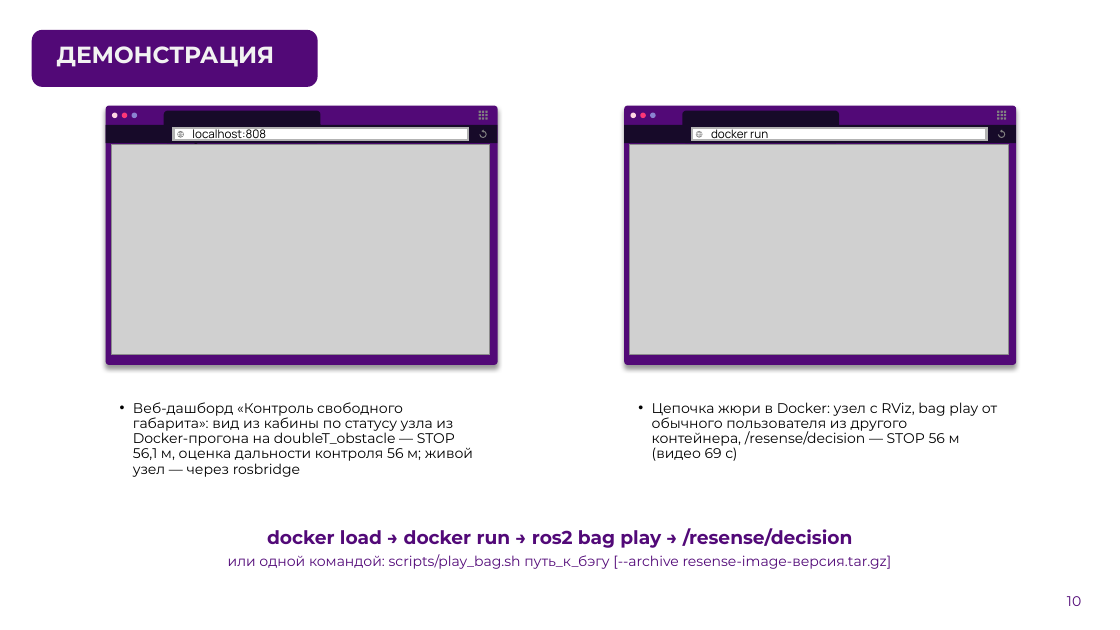
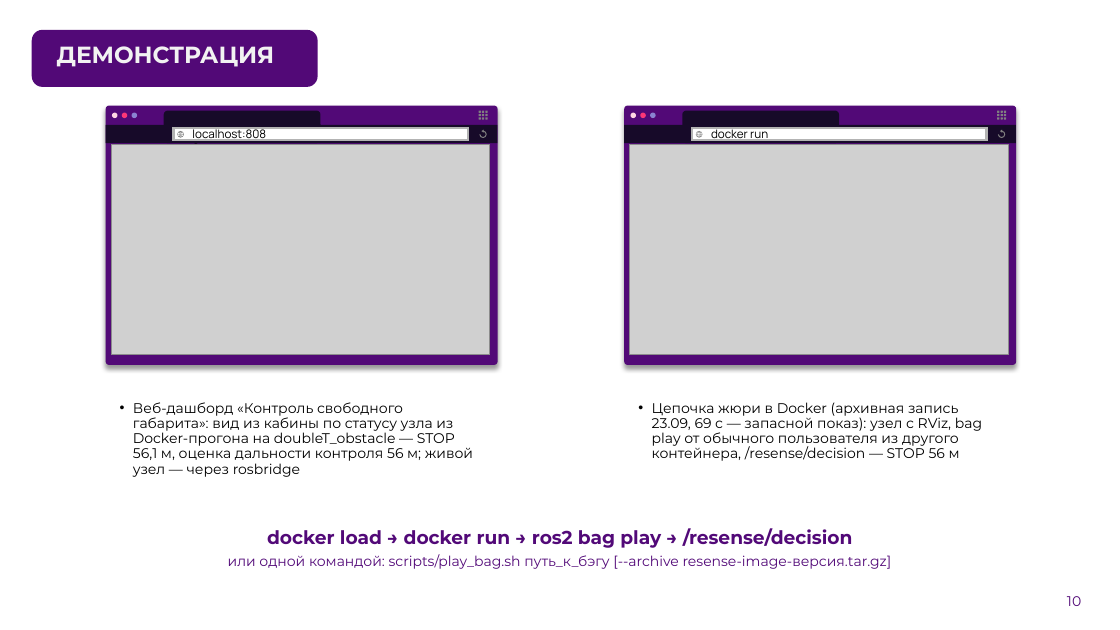
Before and after one commit to pmixay/ReSense, a slide deck: slide 10 of docs/presentation/ReSense_LCT2026.pptx. Drawn at 1120x630 pixels with LibreOffice and Linux fonts; fonts in the diff are those of the drawing; grey boxes stand for pictures; background and template pictures are left out. Boxes give left, top, right and bottom in pixels: in the first picture for what was removed or moved away, otherwise in the second. Text is boxed around its words. In the diff, an @@ line names an element or a change of style, - is before the commit and + after.

```diff
--- a/docs/presentation/ReSense_LCT2026.pptx
+++ b/docs/presentation/ReSense_LCT2026.pptx
@@ text at [652, 402, 982, 461]: text changed @@
-• Цепочка жюри в Docker: узел с RViz, bag play от обычного пользователя из другого контейнера, /resense/decision — STOP 56 м (видео 69 с)
+• Цепочка жюри в Docker (архивная запись 23.09, 69 с — запасной показ): узел с RViz, bag play от обычного пользователя из другого контейнера, /resense/decision — STOP 56 м
```
Also in this commit, not shown: 11 other slides changed, 2 other files.
